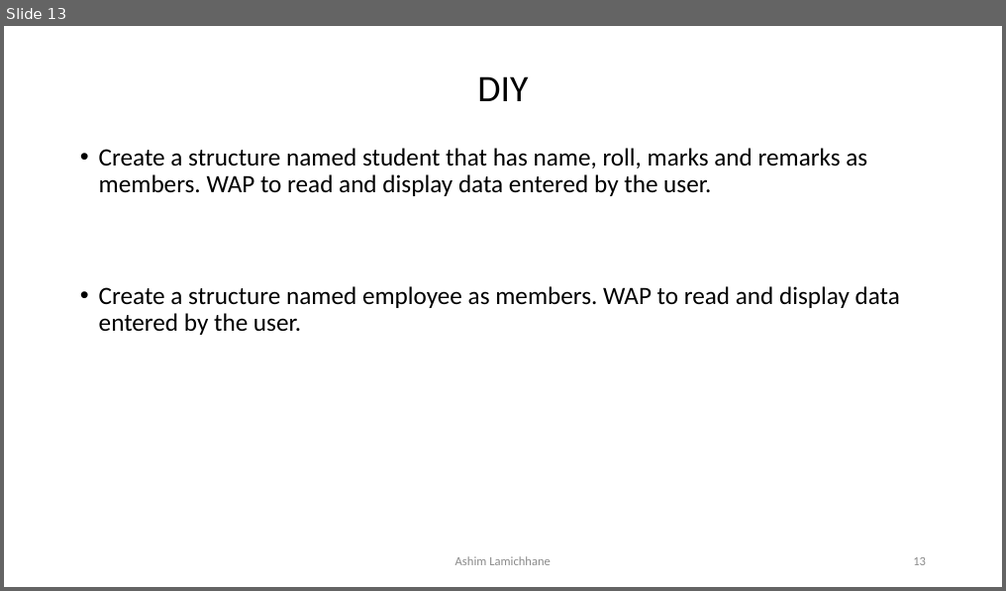
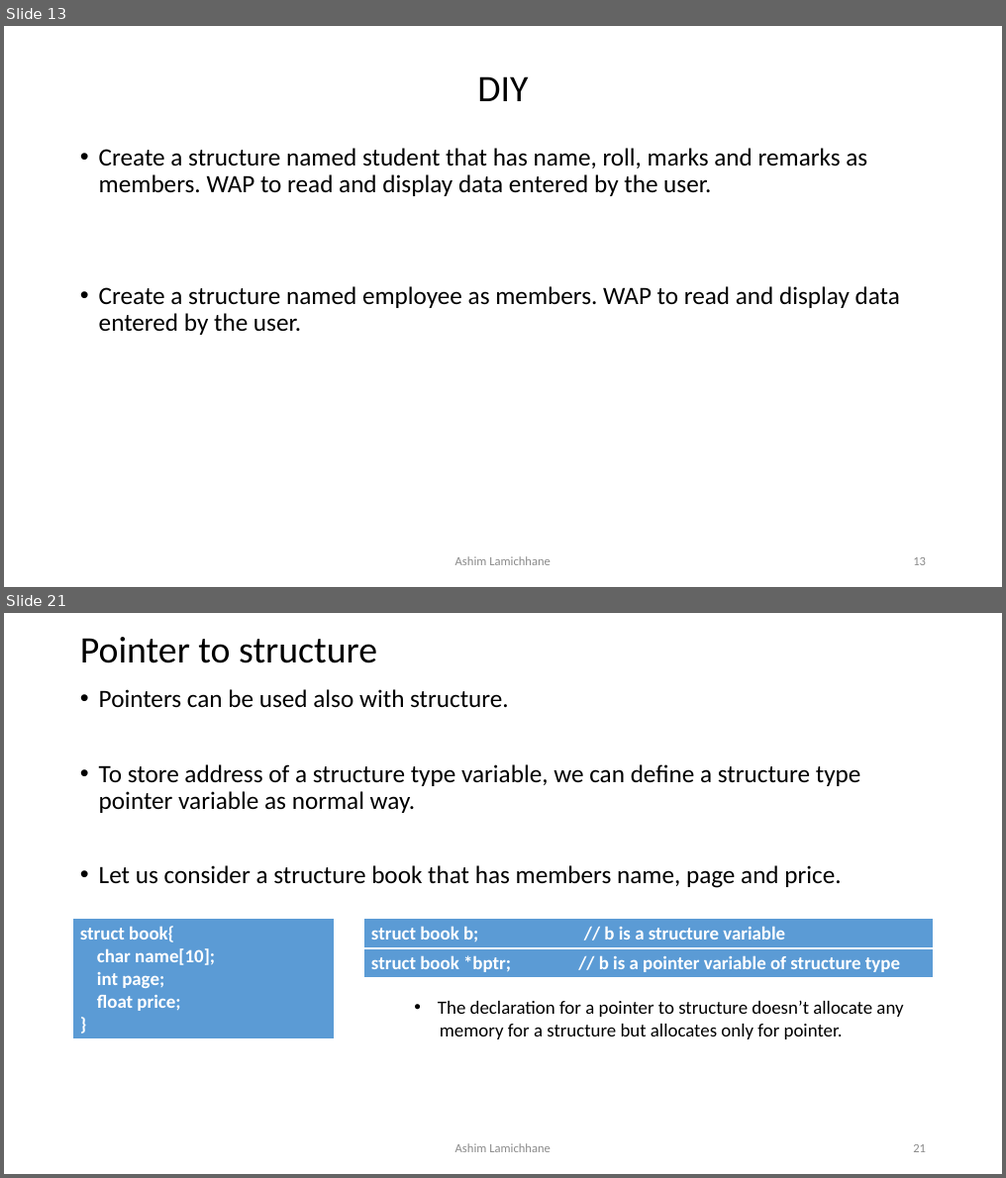
Before and after one commit to ashim888/csit-c, a slide deck: Unit 9/StructureAndUnions.pptx. Shown one above the other, each under a label of ours: slide 13 before the commit, slides 13 and 21 after it; the slides between them are not shown. The pictures are 1006x591 and 1006x1178 pixels, drawn with LibreOffice and Linux fonts; fonts in the diff are those of the drawing. Boxes give left, top, right and bottom in pixels: in the first picture for what was removed or moved away, otherwise in the second. Text is boxed around its words. In the diff, an @@ line names an element or a change of style, - is before the commit and + after.

Commit message:
added pointers and arrays

```diff
--- a/Unit 9/StructureAndUnions.pptx
+++ b/Unit 9/StructureAndUnions.pptx
@@ slide 21 added at [4,613,1002,1174], background #FFFFFF @@
@@ title added at [80,637,377,663], 36 pt, text #000000 @@
+Pointer to structure
@@ text added at [99,689,861,888], 24 pt, text #000000 @@
+• Pointers can be used also with structure.
+• To store address of a structure type variable, we can define a structure type pointer variable as normal way.
+• Let us consider a structure book that has members name, page and price.
@@ table added at [73,919,335,1039], 1 rows, 1 columns @@
+struct book{ / char name[10]; / int page; / float price; / }
@@ table added at [364,919,934,950], 1 rows, 1 columns @@
+struct book b; // b is a structure variable
@@ table added at [364,950,934,979], 1 rows, 1 columns @@
+struct book *bptr; // b is a pointer variable of structure type
@@ text added at [438,1001,903,1040], 18 pt, text #000000 @@
+• The declaration for a pointer to structure doesn’t allocate any
+memory for a structure but allocates only for pointer.
@@ text added at [455,1144,550,1153], 12 pt, text #8C8C8C @@
+Ashim Lamichhane
@@ page number added at [913,1145,926,1153], 12 pt, text #8C8C8C @@
+21
```
Also in this commit, not shown: 2 slides changed, 11 other slides added.
